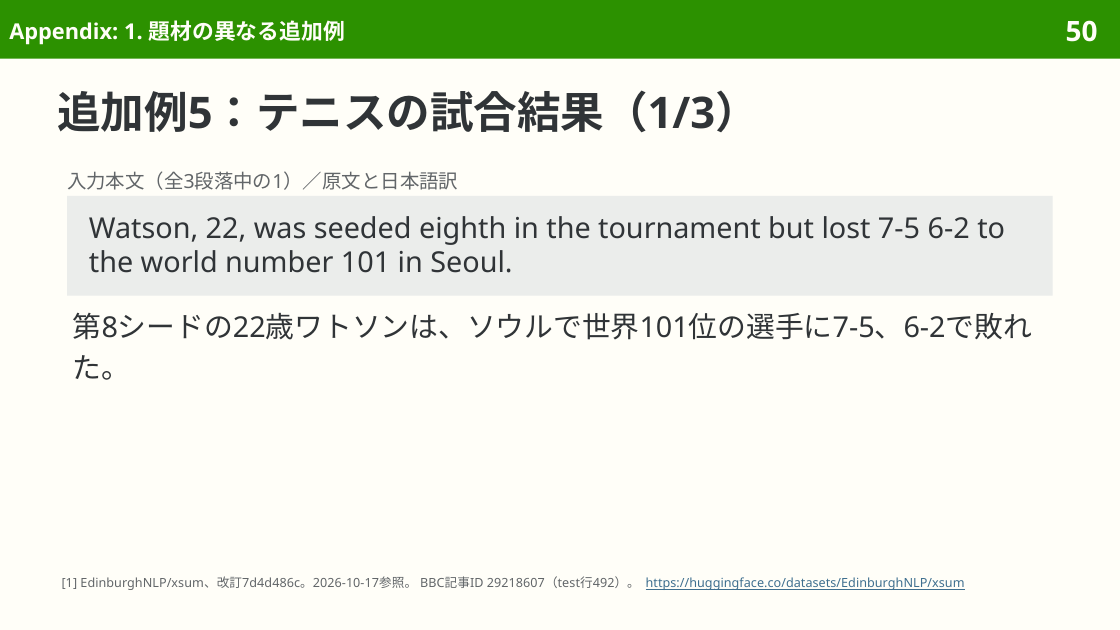
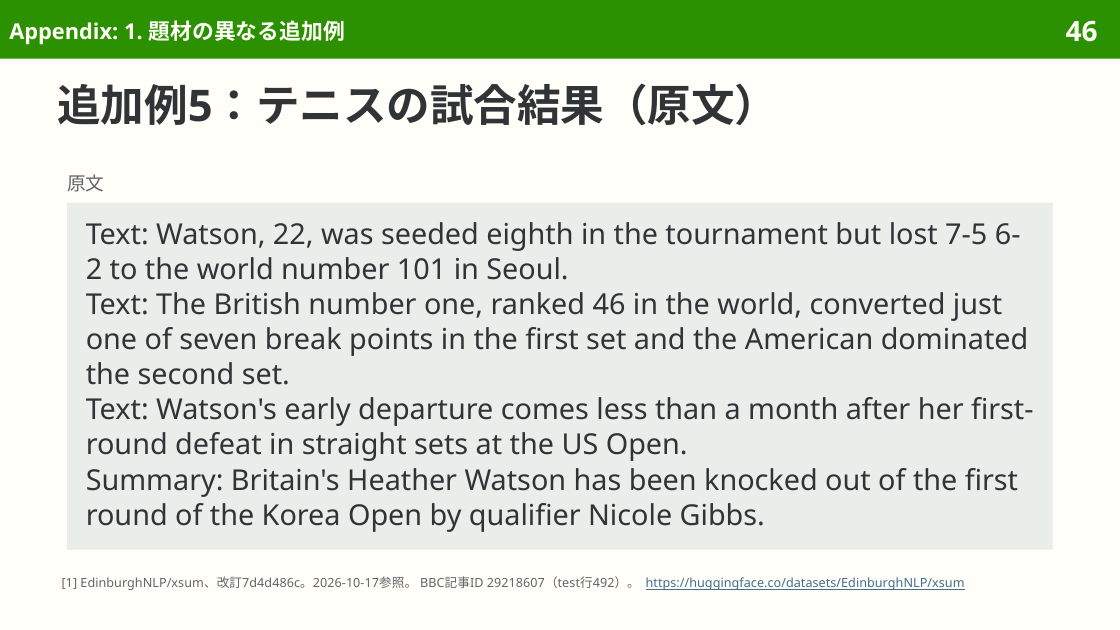
Before and after one commit to sasakiy84/datasets-in-10-minutes, a slide deck: slide 46 of slides/datasets-in-10-minutes-xsum.pptx (slide 50 before the commit). Drawn at 1120x630 pixels with LibreOffice and Linux fonts; fonts in the diff are those of the drawing. Boxes give left, top, right and bottom in pixels: in the first picture for what was removed or moved away, otherwise in the second. Text is boxed around its words. In the diff, an @@ line names an element or a change of style, - is before the commit and + after.

Commit message:
Reflow xsum examples with complete originals first

```diff
--- a/slides/datasets-in-10-minutes-xsum.pptx
+++ b/slides/datasets-in-10-minutes-xsum.pptx
@@ page number at box(1066, 20, 1098, 42): text changed @@
-50
+46
@@ title at box(57, 83, 778, 125): text changed @@
-追加例5：テニスの試合結果（1/3）
+追加例5：テニスの試合結果（原文）
@@ text removed at box(67, 171, 458, 190) @@
-入力本文（全3段落中の1）／原文と日本語訳
@@ text added at box(67, 174, 104, 192), 12 pt, text #626669 @@
+原文
@@ rectangle removed at box(67, 196, 1053, 296) @@
-Watson, 22, was seeded eighth in the tournament but lost 7-5 6-2 to the world number 101 in Seoul.
@@ rectangle added at box(67, 203, 1053, 550), fill #EBEDEB, 18.5 pt, text #303437 @@
+Text: Watson, 22, was seeded eighth in the tournament but lost 7-5 6-2 to the world number 101 in Seoul.
+Text: The British number one, ranked 46 in the world, converted just one of seven break points in the first set and the American dominated the second set.
+Text: Watson's early departure comes less than a month after her first-round defeat in straight sets at the US Open.
+Summary: Britain's Heather Watson has been knocked out of the first round of the Korea Open by qualifier Nicole Gibbs.
@@ text removed at box(73, 313, 1032, 380) @@
-第8シードの22歳ワトソンは、ソウルで世界101位の選手に7-5、6-2で敗れた。
```
Also in this commit, not shown: 25 other slides changed, 9 slides removed, 9 other files.
